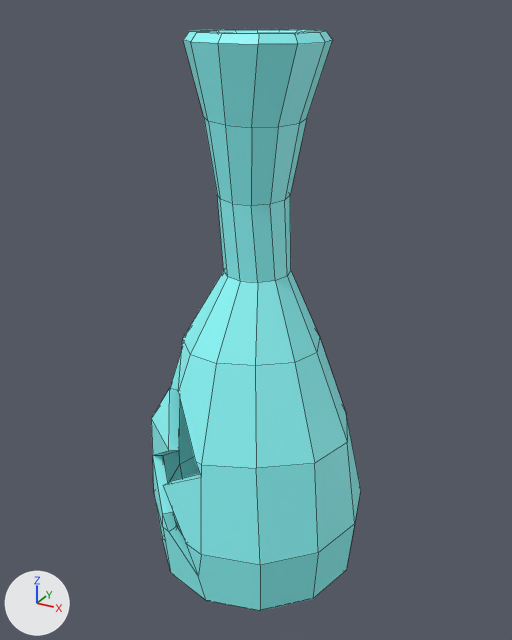
Two versions of the FBX model GameProject1FG - Github/Assets/GameArtists/vase_broken.fbx, one commit apart.
Rendered twice from a 50 mm lens placed at (0.356, -0.651, 0.644), pointed at (-0.002, -0.002, 0.32). Arrows for +X, +Y and +Z are at lower left; the lights stay in place. Mesh edges are drawn as thin lines. Where no turn or scale is listed for an object, it has been applied to the vertices.

Objects in the first picture: 'flower pot 2.001'.
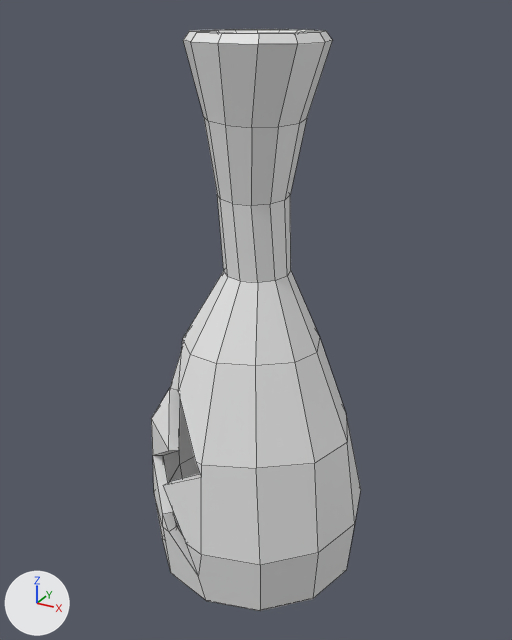
The change in detail:
me_cylinder_009 is used by ob_flower_pot_2_001; location (0.0, 0.0, 0.0).
me_cylinder_009 had 330 vertices, 324 faces and spanned x -0.132..0.132, y -0.132..0.123, z 0.0..0.625.
me_cylinder_009 now has 354 vertices, 338 faces and spans x -0.132..0.132, y -0.132..0.123, z 0.0..0.625.
me_cylinder_009 part 1: 300 faces spanning x -0.132..0.132, y -0.132..0.123, z 0.0..0.625 switch from mat_pot_2 (cyan #8fffff) to no material.

Pixel boxes [x1, y1, x2, y2] of what changed, in the pictures (512 x 640 px):
part 1 of me_cylinder_009, recoloured (cyan to grey): [151, 29, 361, 611] in both
